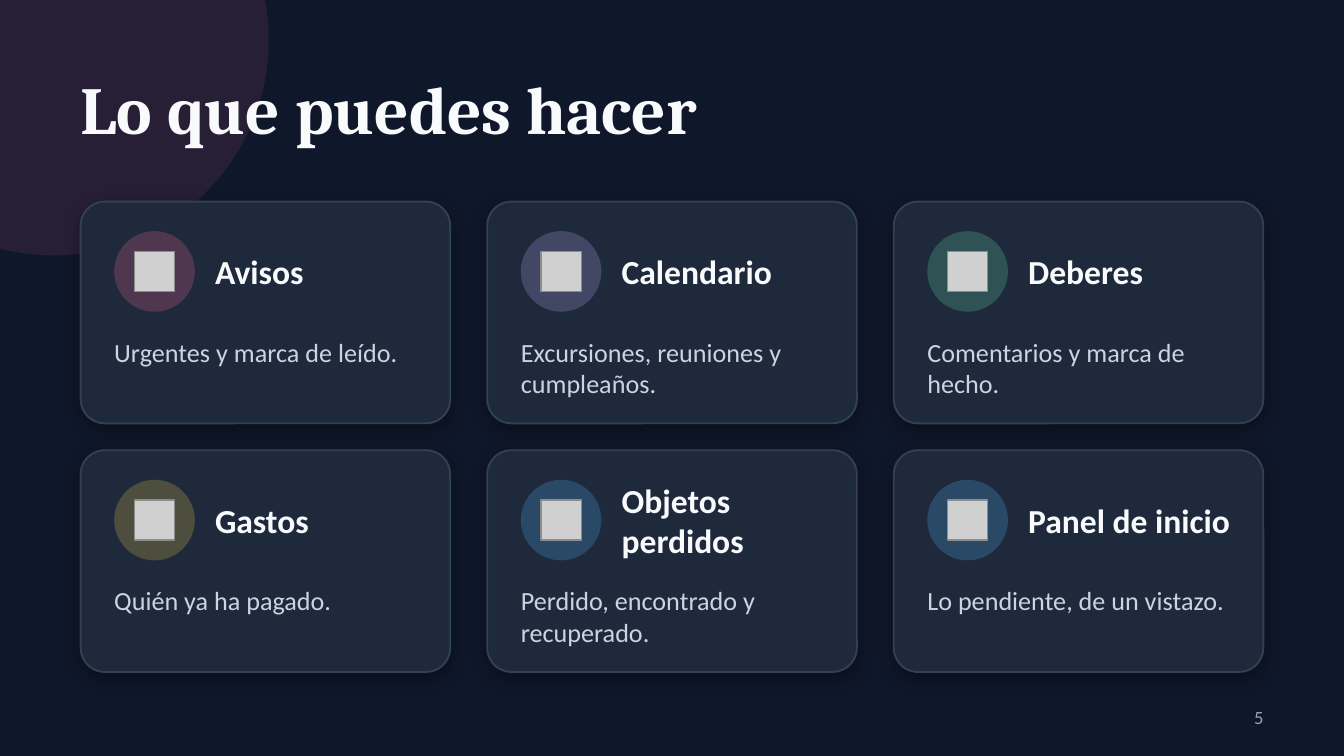
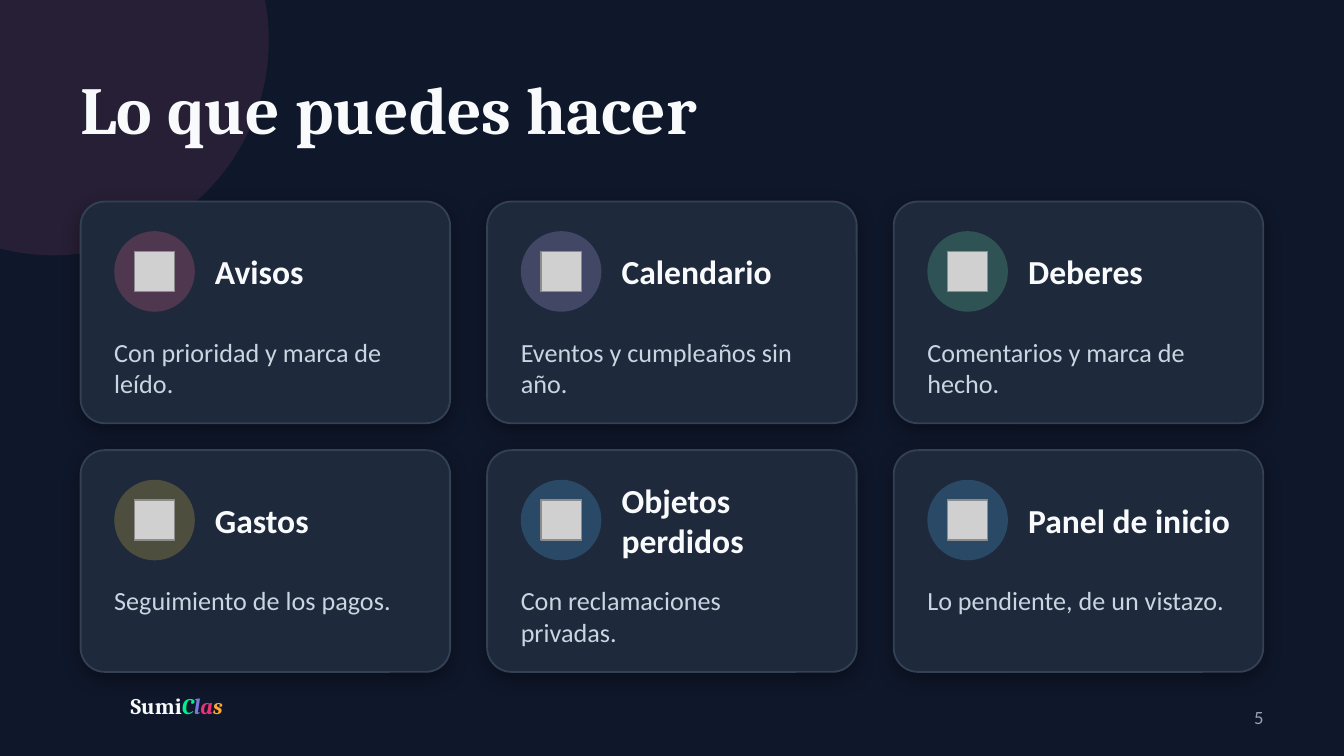
Before and after one commit to An4Fdez/SumiClas, a slide deck: slide 5 of docs/presentacion/SumiClas-presentacion.pptx. Drawn at 1344x756 pixels with LibreOffice and Linux fonts; fonts in the diff are those of the drawing; grey boxes stand for pictures; background and template pictures are left out. Boxes give left, top, right and bottom in pixels: in the first picture for what was removed or moved away, otherwise in the second. Text is boxed around its words. In the diff, an @@ line names an element or a change of style, - is before the commit and + after.

Commit message:
Presentacion actualizada: logo nuevo y su nombre con las letras de colores, funcionalidades hechas al dia (reclamaciones de objetos perdidos, perfil, edicion por el autor), tecnologia y arquitectura actuales, lo que viene separado de lo hecho y capturas nuevas del panel, avisos, calendario y deberes con el logo actual

```diff
--- a/docs/presentacion/SumiClas-presentacion.pptx
+++ b/docs/presentacion/SumiClas-presentacion.pptx
@@ text at [114,344,381,393]: text changed @@
-Urgentes y marca de leído.
+Con prioridad y marca de leído.
@@ text at [521,344,792,393]: text changed @@
-Excursiones, reuniones y cumpleaños.
+Eventos y cumpleaños sin año.
@@ text at [114,592,391,615]: text changed @@
-Quién ya ha pagado.
+Seguimiento de los pagos.
@@ text at [521,592,721,646]: text changed @@
-Perdido, encontrado y recuperado.
+Con reclamaciones privadas.
@@ text added at [131,698,223,715], 12 pt, text #F8FAFC, bold @@
+SumiClas
```
Also in this commit, not shown: 12 other slides changed, 1 slide added.
